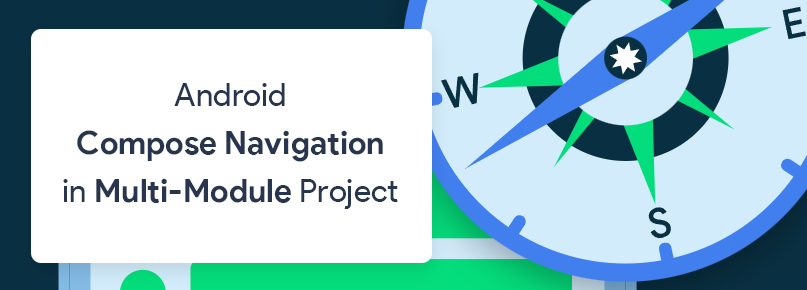
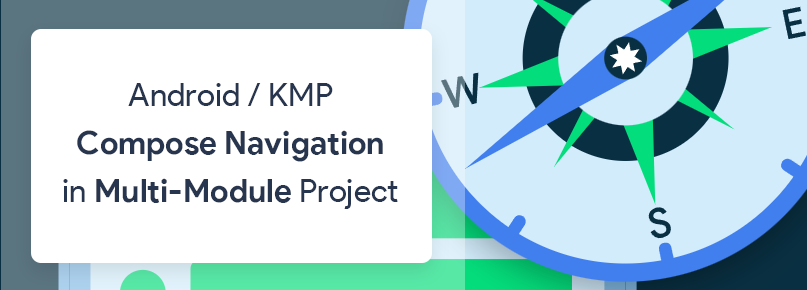
The second 807 x 290 image is a revision of the first. Changes to its layers:
renamed "Android Compose Navigation in Multi-Module Project" to "Android / KMP Compose Navigation in Multi-Module Project", painted on it over [128, 83, 333, 106]
"사각형 3": opacity 0% → 33% over [1, 0, 465, 290]
